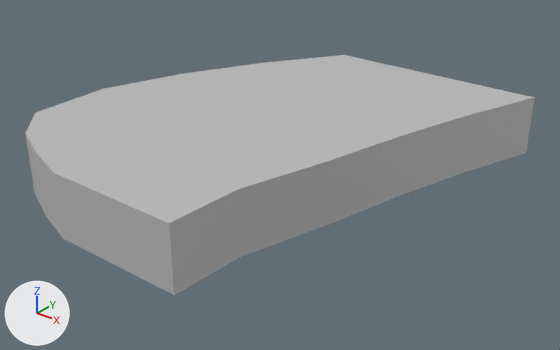
Before and after pictures for a commit that changed the FBX model Assets/Meshes/Ingredients/Ingredient_Lamb_Quarter.fbx.
The view is the same before and after, from a camera (50 mm lens) standing at (0.346, -0.417, 0.236) and looking at (0.014, -0.002, -0.021). The axes (+X, +Y, +Z) are drawn at lower left. The lights are the same throughout. Where no turn or scale is listed for an object, it has been applied to the vertices.

The older version as bpy lines, for what is in view:
```python
me_mesh = bpy.data.meshes.new('Mesh')
me_mesh.from_pydata(...)  # 72 vertices, 70 faces; spans x -0.141..0.141, y -0.161..0.161, z -0.024..0.024
me_mesh.materials.append(mat_lambert1)  # grey #bcbcbc
ob_lamb_quarter = bpy.data.objects.new('Lamb_Quarter', me_mesh)
ob_lamb_quarter.location = (0.0, 0.0, 0.0)
```
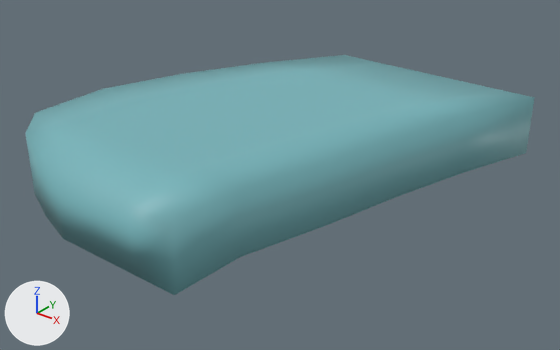
The newer file is also rescaled (x0.71) as a whole; pictures and numbers use the older file's frame.

Boxes [x1, y1, x2, y2] around the edits, measured in the pictures (560 x 350 px):
'Lamb_Quarter', recoloured, shading changed (grey to cyan): [25, 55, 535, 295] in both

Edits to the bpy script that builds the scene:
```text
Add mat_food_04:
    mat_food_04 = principled_material('Food_04')
    mat_food_04.base_color = (0.186, 0.464, 0.5)  # cyan #77b5bc
Change me_mesh:
    where me_mesh.from_pydata(...)  # 72 vertices, 70 faces; spans x -0.141..0.141, y -0.161..0.161, z -0.024..0.024
    used by ob_lamb_quarter; location = (0.0, 0.0, 0.0)
    remove me_mesh.materials.append(mat_lambert1)  # grey #bcbcbc
    me_mesh part 1: edges marked sharp go from 44 to 0
    add me_mesh.materials.append(mat_food_04)  # cyan #77b5bc
```
